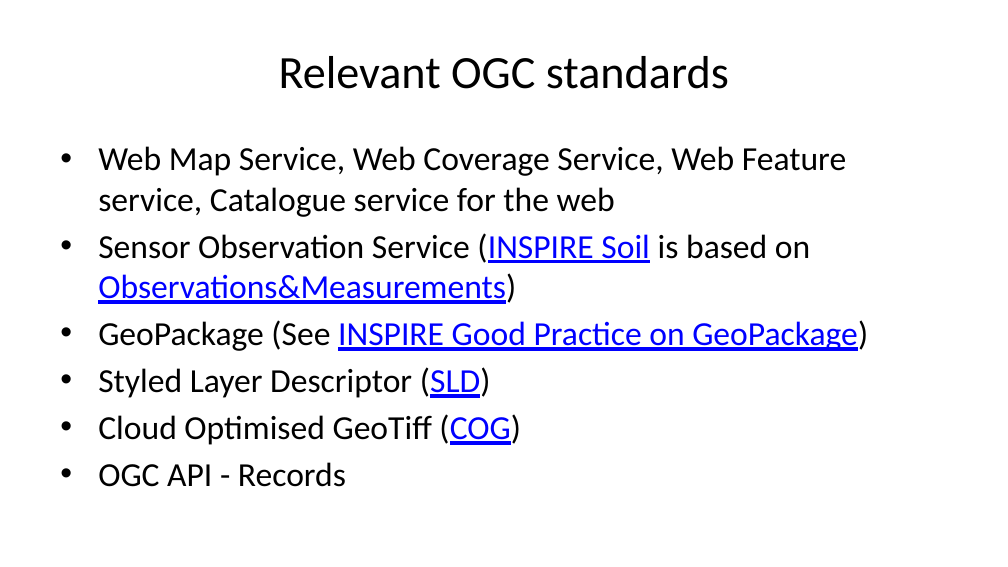
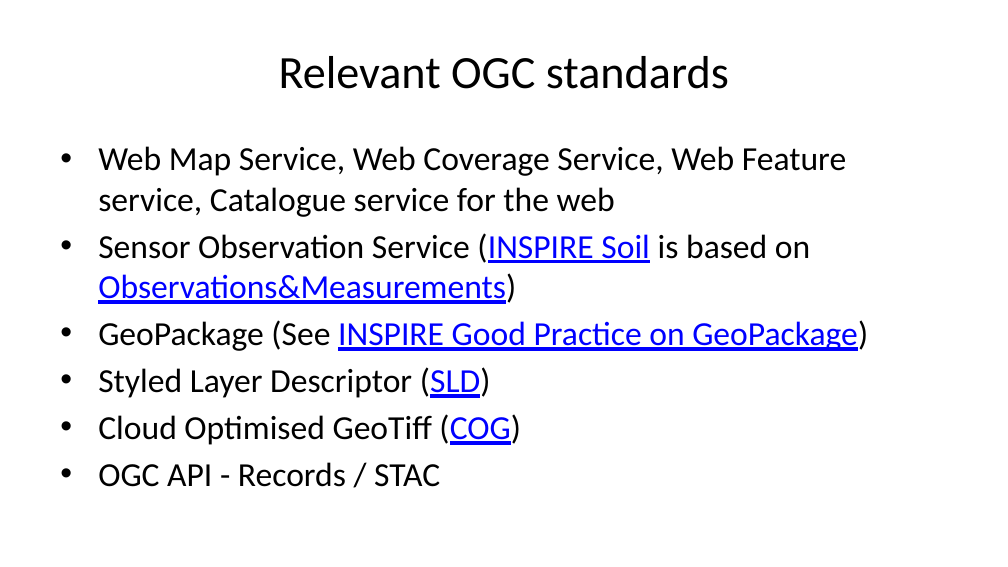
Before and after one commit to pvgenuchten/slides, a slide deck: slide 6 of slides/20250703-foss4gnl-opensource-at-isric.pptx. Drawn at 1008x567 pixels with LibreOffice and Linux fonts; fonts in the diff are those of the drawing. Boxes give left, top, right and bottom in pixels: in the first picture for what was removed or moved away, otherwise in the second. Text is boxed around its words. In the diff, an @@ line names an element or a change of style, - is before the commit and + after.

```diff
--- a/slides/20250703-foss4gnl-opensource-at-isric.pptx
+++ b/slides/20250703-foss4gnl-opensource-at-isric.pptx
@@ text at [98, 462, 440, 487]: text changed @@
-• OGC API - Records
+• OGC API - Records / STAC
```
Also in this commit, not shown: 10 other slides changed, 1 slide added, 2 slides removed, 8 other files.
